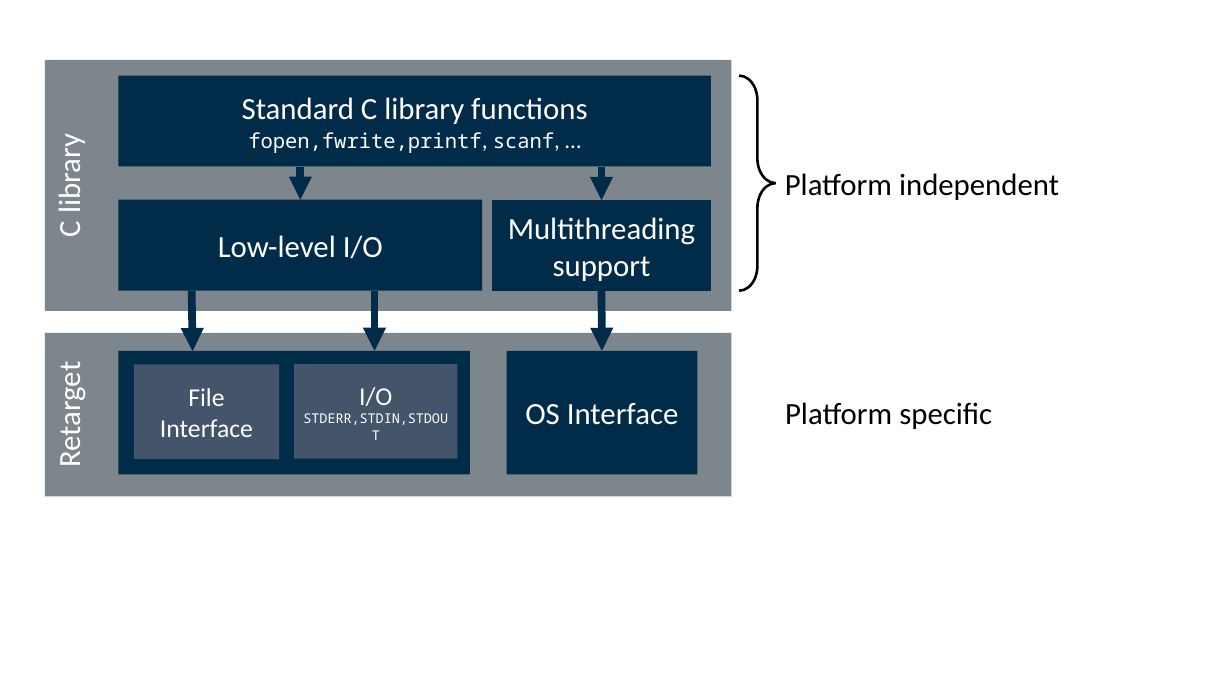
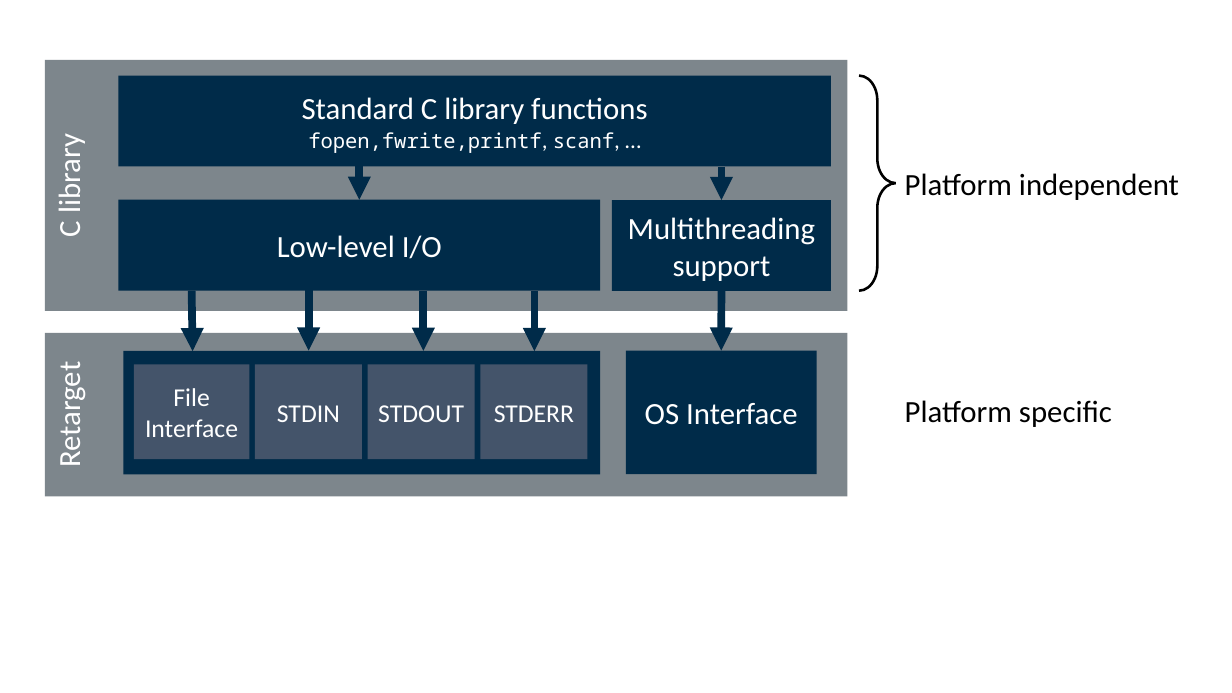
Before and after one commit to ARM-software/CMSIS-Compiler, a slide deck: slide 1 of documentation/doxygen/src/images/blocks.pptx. Drawn at 1232x693 pixels with LibreOffice and Linux fonts; fonts in the diff are those of the drawing. Boxes give left, top, right and bottom in pixels: in the first picture for what was removed or moved away, otherwise in the second. Text is boxed around its words. In the diff, an @@ line names an element or a change of style, - is before the commit and + after.

Commit message:
Introduce STDERR, STDIN, STDOUT APIs and components (#27)

```diff
--- a/documentation/doxygen/src/images/blocks.pptx
+++ b/documentation/doxygen/src/images/blocks.pptx
@@ rectangle "C library": place and size @@
-rectangle "C library" at (45, 60, 732, 311)
+rectangle "C library" at (45, 60, 848, 311)
@@ rectangle "Standard C library functions": place and size @@
-rectangle "Standard C library functions" at (118, 76, 711, 166)
+rectangle "Standard C library functions" at (118, 76, 831, 166)
@@ text "Platform independent": place and size @@
-text "Platform independent" at (785, 173, 1059, 200)
+text "Platform independent" at (905, 173, 1179, 200)
@@ arrow moved from (300, 166) - (300, 200) to (360, 166) - (360, 200) @@
@@ rectangle "Low-level I/O": place and size @@
-rectangle "Low-level I/O" at (118, 200, 482, 290)
+rectangle "Low-level I/O" at (118, 200, 600, 290)
@@ arrow added from (309, 290) to (309, 350), #002B49 6 pt @@
@@ arrow added from (423, 291) to (423, 351), #002B49 6 pt @@
@@ arrow moved from (374, 291) - (374, 351) to (534, 291) - (534, 351) @@
@@ 2 rectangles, 2 arrows, 1 right brace: place and size @@
-2 rectangles, 2 arrows, 1 right brace at (492, 76, 776, 475)
+2 rectangles, 2 arrows, 1 right brace at (612, 76, 897, 474)
@@ rectangle "Retarget": place and size @@
-rectangle "Retarget" at (45, 333, 732, 496)
+rectangle "Retarget" at (45, 333, 848, 496)
@@ rectangle: place and size @@
-rectangle at (118, 351, 470, 475)
+rectangle at (124, 351, 601, 475)
@@ rectangle "File Interface": place and size @@
-rectangle "File Interface" at (134, 364, 279, 459)
+rectangle "File Interface" at (134, 364, 250, 459)
@@ rectangle added at (255, 364, 362, 459), fill #44546A, 20 pt, text #FFFFFF @@
+STDIN
@@ rectangle "STDOUT": place and size @@
-rectangle "STDOUT" at (294, 364, 457, 459)
+rectangle "STDOUT" at (368, 364, 475, 459)
@@ rectangle added at (481, 364, 588, 459), fill #44546A, 20 pt, text #FFFFFF @@
+STDERR
@@ text "Platform specific": place and size @@
-text "Platform specific" at (785, 402, 992, 429)
+text "Platform specific" at (905, 400, 1112, 427)
@@ text in rectangle at (378, 405, 464, 422): text changed; size 10.5 to 20 pt; font Noto Sans Mono to Calibri @@
-I/O
-STDERR,STDIN,STDOUT
+STDOUT
```
Also in this commit, not shown: 2 other slides changed, 44 other files.
